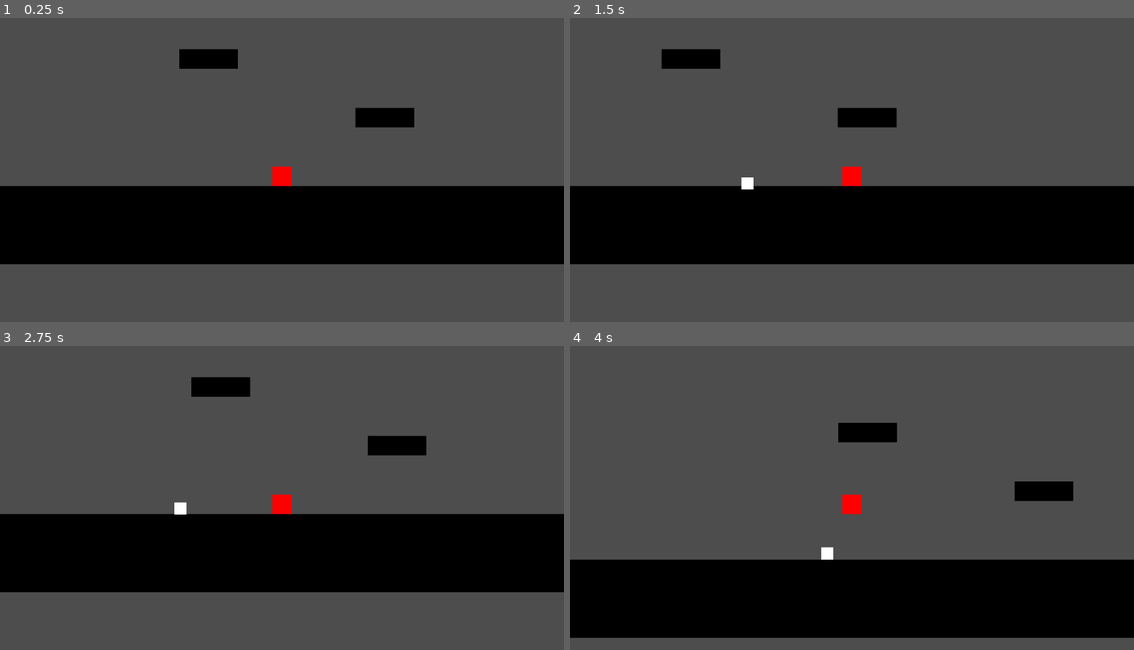
Above: before the commit, frames 1-4 (two rows, left to right).
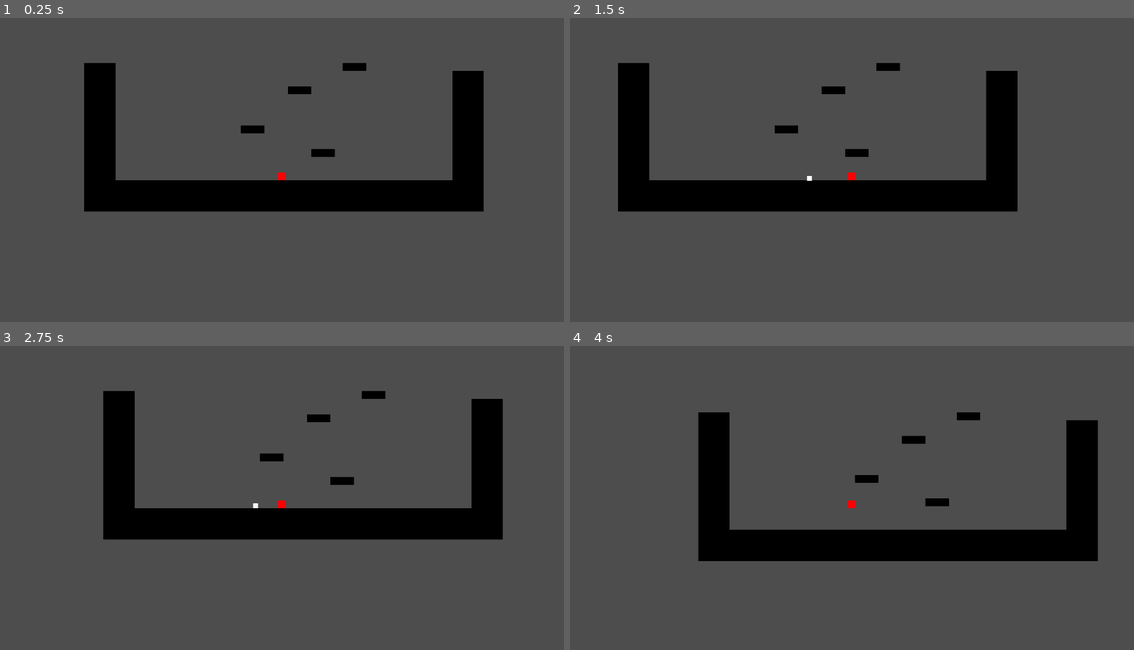
Above: after the commit, the same moments.

Repository: Lukko-Digital/upwell
Game: Godot game, scene res://src/main.tscn
Same seed, same stepped clock (60 frames per second), same inputs: the game is played once before the commit and once after it.
Inputs (mouse positions are in pixels of both pictures, inside the frame that each line leads up to):
- Up to frame 1 (0.25 s): no input
- Up to frame 2 (1.5 s): tap Enter at 0.5 s; move the mouse to (976, 160) at 0.52 s; hold Right mouse button (attract) 0.53-1.28 s; hold D (right) from 0.53 s (still down); tap Space (jump) at 0.77 s; click (976, 160) at 0.8 s; move the mouse to (739, 191) at 1.27 s; click (739, 191) at 1.35 s
- Up to frame 3 (2.75 s): tap Space (jump) at 1.52 s; right-click (169, 519) at 1.55 s; move the mouse to (338, 434) at 2.02 s; release D (right) at 2.03 s; hold A (left) from 2.03 s (still down); hold Right mouse button (attract) from 2.03 s (still down); click (338, 434) at 2.3 s
- Up to frame 4 (4 s): move the mouse to (823, 567) at 2.77 s; release A (left) at 2.78 s; release Right mouse button (attract) at 2.78 s; hold D (right) from 2.78 s (still down); click (823, 567) at 2.85 s; tap Space (jump) at 3.02, 3.77 s; right-click (823, 567) at 3.05 s; move the mouse to (1021, 552) at 3.52 s; hold Right mouse button (attract) from 3.53 s (still down); click (1021, 552) at 3.8 s

The runs differ from the first frame. In frame 1, 27% of the frame differs, in the area x 0-100%, y 10-81%; in frame 2, 27%; in frame 3, 27%; in frame 4, 38%, in the area x 0-100%, y 21-97%.

Commit message:
add repulsion

Diff:
--- a/project.godot
+++ b/project.godot
@@ -42,7 +42,7 @@
 "events": [Object(InputEventKey,"resource_local_to_scene":false,"resource_name":"","device":-1,"window_id":0,"alt_pressed":false,"shift_pressed":false,"ctrl_pressed":false,"meta_pressed":false,"pressed":false,"keycode":0,"physical_keycode":32,"key_label":0,"unicode":32,"echo":false,"script":null)
 ]
 }
-shoot={
+repel={
 "deadzone": 0.5,
 "events": [Object(InputEventMouseButton,"resource_local_to_scene":false,"resource_name":"","device":-1,"window_id":0,"a …(253 unchanged characters)…
 ]
--- a/src/main.tscn
+++ b/src/main.tscn
@@ -28,4 +28,3 @@
 position = Vector2(4, -14)
 
 [node name="Camera2D" type="Camera2D" parent="TileMap/Player"]
-zoom = Vector2(2.5, 2.5)
--- a/src/player.gd
+++ b/src/player.gd
@@ -9,8 +9,9 @@
 }
 const DRILL = {
 	LAUNCH_SPEED = 600.0,
-	ATTRACT_FORCE = 400.0,
-	INITIAL_ATTRACT_SPEED = 300.0
+	ATTRACT_FORCE = 1400.0,
+	INITIAL_ATTRACT_SPEED = 300.0,
+	REPEL_FORCE = 1400.0
 }
 
 @onready var drill_scene = preload ("res://src/drill_bit.tscn")
@@ -21,7 +22,8 @@
 
 func _physics_process(delta):
 	handle_gravity(delta)
-	handle_attraction(delta)
+	handle_repel(delta)
+	handle_attract(delta)
 	handle_movement(delta)
 	move_and_slide()
 
@@ -29,7 +31,23 @@
 	if not is_on_floor():
 		velocity.y += gravity * delta
 
-func handle_attraction(delta):
+func handle_repel(delta):
+	if not drill:
+		if Input.is_action_just_pressed("repel"):
+			shoot()
+	else:
+		var vec_to_drill = (drill.global_position - global_position).normalized()
+		if Input.is_action_pressed("repel"):
+			velocity += - vec_to_drill * DRILL.REPEL_FORCE * delta
+
+func shoot():
+	var instance: RigidBody2D = drill_scene.instantiate()
+	instance.position = global_position
+	instance.apply_central_impulse((get_global_mouse_position() - global_position).normalized() * DRILL.LAUNCH_SPEED)
+	get_parent().add_child(instance)
+	drill = instance
+
+func handle_attract(delta):
 	if not drill:
 		return
 
@@ -37,7 +55,7 @@
 	if Input.is_action_pressed("down"):
 		# recall drill
 		if Input.is_action_pressed("attract"):
-			drill.set_axis_velocity( - vec_to_drill * DRILL.ATTRACT_FORCE)
+			drill.set_axis_velocity( - vec_to_drill * DRILL.ATTRACT_FORCE / 4)
 			# drill.apply_central_force( - vec_to_drill * DRILL.ATTRACT_FORCE * 4)
 	else:
 		# attraction movement
@@ -66,17 +84,6 @@
 	if is_on_floor():
 		velocity.y = PLAYER.JUMP_VELOCITY
 
-func shoot():
-	if drill:
-		return
-	var instance: RigidBody2D = drill_scene.instantiate()
-	instance.position = global_position
-	instance.apply_central_impulse((get_global_mouse_position() - global_position).normalized() * DRILL.LAUNCH_SPEED)
-	get_parent().add_child(instance)
-	drill = instance
-
 func _unhandled_input(event: InputEvent) -> void:
 	if event.is_action_pressed("jump"):
 		jump()
-	elif event.is_action_pressed("shoot"):
-		shoot()
